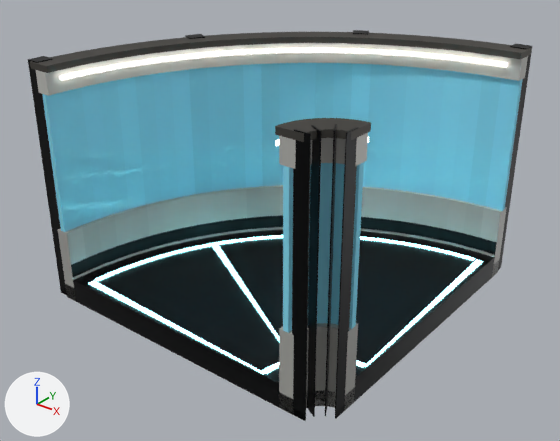
An edit to the glTF model game/assets/models/chutes/chute_adv_h_turn_right.glb, drawn before and after from the same camera.
The view is the same before and after, from a 50 mm camera at (2.55, -3.25, 1.38) aimed at (0.1, -0.18, -0.53). Every picture has the same lights, and +X, +Y and +Z are marked at lower left. The picture after the commit comes second. Vertices at exactly the same position are counted once.

In view in the first picture: 'Frame', 'Power'.
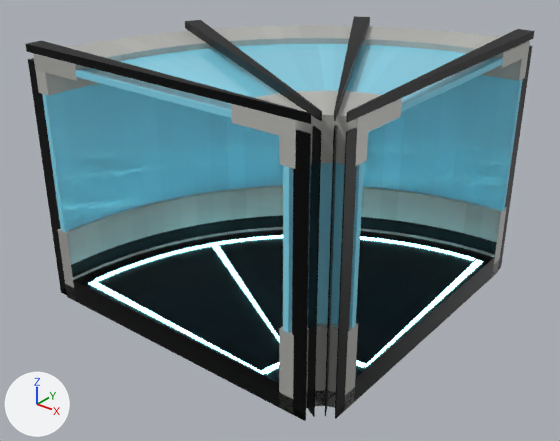
Where the change shows, as pixel boxes (x1, y1, x2, y2) in the pictures (560 x 441 px; the box of a moved part takes in the faces that stretch with it):
'Frame', reshaped: before (28, 30, 532, 421); after (26, 16, 534, 421)
part 1 of me_chuteadv_hturnright__frame, rebuilt (15% narrower, 79% taller): before (30, 32, 532, 73); after (76, 44, 503, 118)
part 2 of me_chuteadv_hturnright__frame, deleted: before (275, 118, 371, 142)
part 3 of me_chuteadv_hturnright__frame, moved or reshaped: before (60, 48, 507, 80); after (26, 16, 534, 140)
part 4 of me_chuteadv_hturnright__frame, recoloured: before (36, 43, 522, 406); after (36, 59, 522, 406)

Patch to the scene script:
```diff
--- a/game/assets/models/chutes/chute_adv_h_turn_right.glb.py
+++ b/game/assets/models/chutes/chute_adv_h_turn_right.glb.py
@@ me_chuteadv_hturnright__frame @@
 # used by ob_frame; location = (0.0, 0.0, 0.0)
-me_chuteadv_hturnright__frame.from_pydata(...)  # 1522 vertices, 3080 faces; spans x -0.9..1.0, y -1.0..0.9, z -0.99..0.39
+me_chuteadv_hturnright__frame.from_pydata(...)  # 1408 vertices, 2948 faces; spans x -0.9..1.0, y -1.0..0.9, z -0.99..0.47
+# me_chuteadv_hturnright__frame part 1: the loose piece of 108 vertices spanning x -0.87..1.0, y -1.0..0.87, z 0.35..0.38 is rebuilt with 108 vertices and now spans x -0.5..1.0, y -1.0..0.5, z 0.37..0.4, in mat_m_propglass
+# me_chuteadv_hturnright__frame part 2: the loose piece of 108 vertices spanning x 0.73..1.0, y -1.0..-0.73, z 0.35..0.38 is deleted
+# me_chuteadv_hturnright__frame part 3: 100 vertices removed from x -0.73..0.93, y -0.93..0.73, z 0.3..0.32; 194 vertices added at x -0.9..1.0, y -1.0..0.9, z 0.35..0.47
+# me_chuteadv_hturnright__frame part 4: 892 kept faces spanning x -0.83..1.0, y -1.0..0.83, z -0.99..0.35 get new vertex colours; the middle colour goes from grey #afafaa to grey #b2b2ad
+# other edits to the shape of me_chuteadv_hturnright__frame do not show in these pictures
 me_chuteadv_hturnright__frame.materials.append(mat_m_convpanel)
 me_chuteadv_hturnright__frame.materials.append(mat_m_convmetal)
-me_chuteadv_hturnright__frame.materials.append(mat_m_convrawsteel)
 me_chuteadv_hturnright__frame.materials.append(mat_m_propglass)
-me_chuteadv_hturnright__frame.materials.append(mat_m_proplamp)
```
